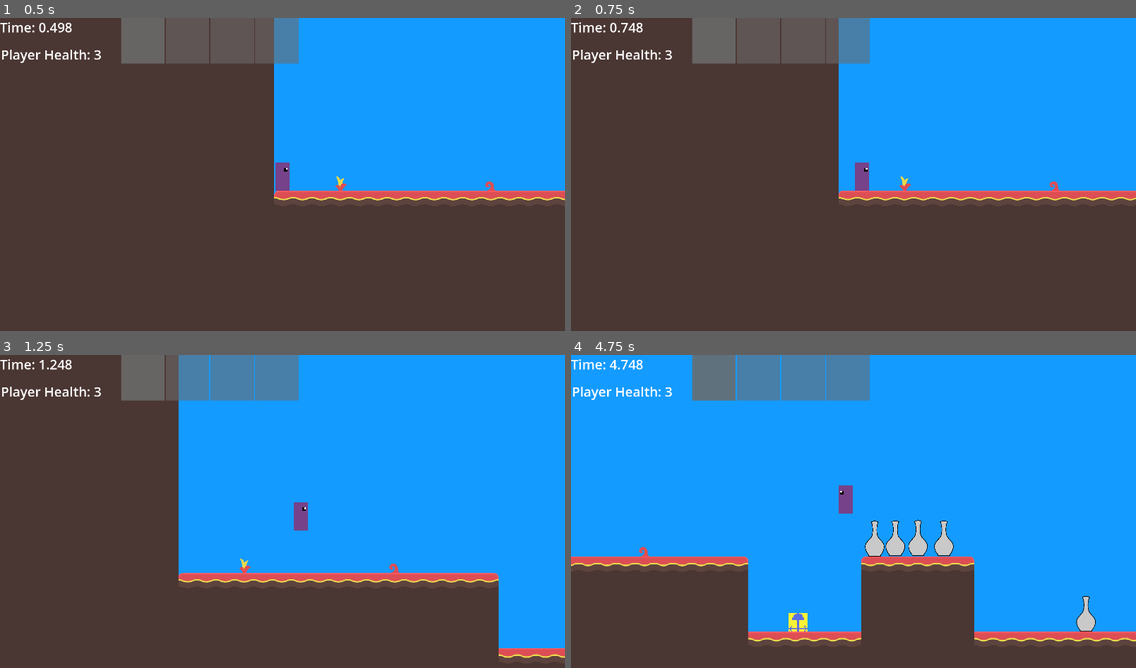
Above: before the commit, frames 1-4 (two rows, left to right).
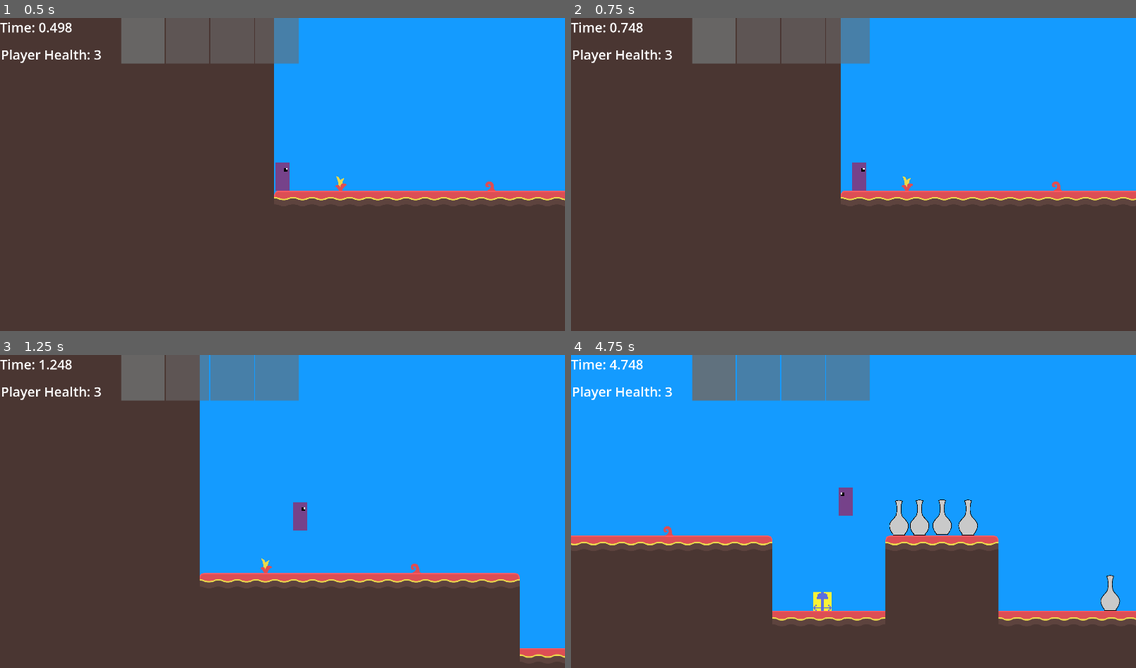
Above: after the commit, the same moments.

Repository: AidanCooper2003/AshenSkies
Game: Godot game, scene res://scenes/levels/playtest_level.tscn
The game is run twice, just before and just after one commit, with the same random seed, the same clock (stepped at 60 frames per second) and the same inputs.
Inputs (mouse positions are in pixels of both pictures, inside the frame that each line leads up to):
- Up to frame 1 (0.5 s): no input
- Up to frame 2 (0.75 s): move the mouse to (977, 161) at 0.52 s; press the mouse at (977, 161) at 0.53 s; hold D (Move Right) from 0.53 s (still down)
- Up to frame 3 (1.25 s): keep holding D (Move Right); tap Space (Jump) at 0.77 s
- Up to frame 4 (4.75 s): move the mouse to (740, 530) at 1.27 s; release the mouse at (740, 530) at 1.28 s; click (740, 530) at 1.35 s; tap Space (Jump) at 1.52, 3.02, 3.77, 4.52 s; move the mouse to (910, 442) at 2.02 s; release D (Move Right) at 2.03 s; hold A (Move Left) 2.03-2.78 s; hold Right mouse button (Secondary Fire) 2.03-2.78 s; click (910, 442) at 2.3 s; move the mouse to (825, 577) at 2.77 s; hold D (Move Right) 2.78-4.28 s; tap Mouse wheel down (SwapWeaponDown) at 2.85 s; click (825, 577) at 3.05 s; move the mouse to (1023, 561) at 3.52 s; press the mouse at (1023, 561) at 3.53 s; tap Mouse wheel up (SwapWeaponUp) at 3.6 s; move the mouse to (684, 464) at 4.27 s; release the mouse at (684, 464) at 4.28 s; hold A (Move Left) from 4.28 s (still down); tap E (Tertiary Fire) at 4.35 s; click (684, 464) at 4.55 s

Frame 1 is identical in both runs. In frame 2, 0.6% of the frame differs, in the area x 47-100%, y 0-59%; in frame 3, 4.3%; in frame 4, 14%, in the area x 0-100%, y 41-92%.

Commit message:
Started work on caffeination station weapon

Diff:
--- a/csv/recipes.csv
+++ b/csv/recipes.csv
@@ -1,4 +1,5 @@
 Item-name,Item-tags,Item-quality,Is-offensive
 spikeball_launcher,Gun,2,TRUE
 test_gun,Gun,2,TRUE
-health_potion,Test,2,FALSE
+health_potion,None,2,FALSE
+caffeination_station,Test,2,TRUE
--- /dev/null
+++ b/scenes/objects/weapons/caffeination_station.tscn
@@ -0,0 +1,24 @@
+[gd_scene load_steps=5 format=3 uid="uid://7i616x2hng5o"]
+
+[ext_resource type="Script" path="res://scripts/entities/weapons/caffeination_station.gd" id="1_y7uvs"]
+[ext_resource type="Script" path="res://scripts/entities/weapon_components/projectile_shooter.gd" id="2_o3kdy"]
+[ext_resource type="PackedScene" uid="uid://cxgy32f0tctp1" path="res://scenes/objects/projectiles/test_gun_bullet.tscn" id="3_xja5r"]
+[ext_resource type="Texture2D" uid="uid://cn01dopbkljvp" path="res://sprites/weapon_icons/coffee-pot.png" id="4_vs7t4"]
+
+[node name="Node2D" type="Node2D"]
+script = ExtResource("1_y7uvs")
+max_durability = 10
+_fire_delay = 1.0
+weapon_name = "Caffeination Station"
+
+[node name="ProjectileShooter" type="Node2D" parent="."]
+script = ExtResource("2_o3kdy")
+_bullet = ExtResource("3_xja5r")
+_bullet_velocity = 2000.0
+
+[node name="FireDelayTimer" type="Timer" parent="."]
+one_shot = true
+
+[node name="Sprite2D" type="Sprite2D" parent="."]
+scale = Vector2(0.133, 0.133)
+texture = ExtResource("4_vs7t4")
--- a/scenes/objects/weapons/health_potion.tscn
+++ b/scenes/objects/weapons/health_potion.tscn
@@ -17,5 +17,3 @@
 
 [node name="FireDelayTimer" type="Timer" parent="."]
 one_shot = true
-
-[connection signal="timeout" from="FireDelayTimer" to="." method="_on_fire_delay_timer_timeout"]
--- a/scenes/objects/weapons/spikeball_launcher.tscn
+++ b/scenes/objects/weapons/spikeball_launcher.tscn
@@ -24,5 +24,3 @@
 
 [node name="FireDelayTimer" type="Timer" parent="."]
 one_shot = true
-
-[connection signal="timeout" from="FireDelayTimer" to="." method="_on_fire_delay_timer_timeout"]
--- a/scenes/objects/weapons/test_gun.tscn
+++ b/scenes/objects/weapons/test_gun.tscn
@@ -17,12 +17,10 @@
 _bullet = ExtResource("3_ehfst")
 _bullet_velocity = 2000.0
 
+[node name="FireDelayTimer" type="Timer" parent="."]
+one_shot = true
+
 [node name="Sprite2D" type="Sprite2D" parent="."]
 position = Vector2(26, 18)
 scale = Vector2(4, 4)
 texture = ExtResource("3_dgwie")
-
-[node name="FireDelayTimer" type="Timer" parent="."]
-one_shot = true
-
-[connection signal="timeout" from="FireDelayTimer" to="." method="_on_fire_delay_timer_timeout"]
--- /dev/null
+++ b/scripts/entities/weapons/caffeination_station.gd
@@ -0,0 +1,17 @@
+class_name CaffeinationStation
+
+extends Weapon
+
+@onready var _projectile_shooter := $ProjectileShooter
+
+func fire_primary(weapon_angle):
+	if _can_fire:
+		condition_added.emit("caffeinated", 3)
+		print("caffeinated!")
+		_projectile_shooter.fire_bullet(weapon_angle)
+		durability -= 1;
+		_can_fire = false
+		_fire_delay_timer.start()
+	if durability <= 0:
+		weapon_broke.emit()
+	return true
--- a/scripts/entities/weapons/weapon.gd
+++ b/scripts/entities/weapons/weapon.gd
@@ -6,6 +6,7 @@
 
 signal self_damage_triggered(damage: int)
 signal health_change_triggered(health: int)
+signal condition_added(condition: String, time: float)
 
 @export var max_durability: int
 @export var _fire_delay: float
@@ -19,6 +20,7 @@
 @onready var durability := max_durability
 
 func _ready() -> void:
+	_fire_delay_timer.connect("timeout", _on_fire_delay_timer_timeout)
 	_fire_delay_timer.wait_time = _fire_delay
 	_fire_delay_timer.start()
 	disable()
--- a/scripts/entity-components/condition_handlergd.gd
+++ b/scripts/entity-components/condition_handlergd.gd
@@ -19,12 +19,6 @@
 			conditions[condition]["time"] -= delta
 			if conditions[condition]["time"] <= 0:
 				conditions.erase(condition)
-	print(conditions)
-
-func _ready() -> void:
-	await owner.owner.ready
-	add_condition("caffeinated", 1)
-	print(conditions)
 
 
 func add_condition(condition_name: String, time: float) -> void:
--- a/scripts/entity-components/health_component.gd
+++ b/scripts/entity-components/health_component.gd
@@ -10,6 +10,7 @@
 var _current_health : int
 var _condition_handler: ConditionHandler
 var _time_since_tick_damage: float
+var _accumulated_simple_tick_damage: float
 
 func _ready() -> void:
 	_current_health = _max_health
@@ -19,15 +20,13 @@
 
 
 func _physics_process(delta):
-	if (
-			_condition_handler != null
-			and _condition_handler.get_modification("damage_over_time") > 0
-		):
-		_time_since_tick_damage += delta
-		if _time_since_tick_damage > 0.1 && not _simple_health:
-			take_damage(_condition_handler.get_modification("damage_over_time"))
-		elif _simple_health:
-			pass
+	if _condition_handler == null:
+		return
+
+	if _simple_health:
+		_handle_simple_damage_over_time(delta)
+	else:
+		_handle_damage_over_time(delta)
 
 
 func take_damage(damage : int) -> void:
@@ -44,6 +43,7 @@
 	_current_health = clampi(_current_health + health, 0, _max_health)
 	health_changed.emit(_current_health, false)
 
+
 func die() -> void:
 	get_parent().queue_free()
 
@@ -54,3 +54,16 @@
 
 func _on_hitbox_component_damage_taken(damageAmount) -> void:
 	take_damage(damageAmount)
+
+func _handle_simple_damage_over_time(delta: float) -> void:
+	var damage_over_time = _condition_handler.get_modification("damage_over_time")
+	_accumulated_simple_tick_damage += delta * damage_over_time
+	if _accumulated_simple_tick_damage >= 100:
+		_accumulated_simple_tick_damage = 0
+		take_damage(1)
+
+func _handle_damage_over_time(delta: float) -> void:
+	var damage_over_time = _condition_handler.get_modification("damage_over_time")
+	_time_since_tick_damage += delta
+	if _time_since_tick_damage > 0.1:
+		take_damage(damage_over_time)
--- a/scripts/entity-components/walker_component.gd
+++ b/scripts/entity-components/walker_component.gd
@@ -28,9 +28,7 @@
 func _physics_process(delta) -> void:
 	var speed_modification := 1.0
 	if _condition_handler != null:
-		print(_condition_handler.get_modification("speed"))
 		speed_modification = 1 + _condition_handler.get_modification("speed")
-		print(speed_modification)
 	var current_decceleration_rate = _decceleration_coefficient
 	if not _character_body_2d.is_on_floor():
 		current_decceleration_rate *= _air_decceleration_coefficient
--- a/scripts/entity-components/weapon_inventory_manager.gd
+++ b/scripts/entity-components/weapon_inventory_manager.gd
@@ -26,6 +26,8 @@
 		if $"../HealthComponent":
 			weapon_instance.self_damage_triggered.connect($"../HealthComponent".take_damage)
 			weapon_instance.health_change_triggered.connect($"../HealthComponent".change_health)
+		if $"../ConditionHandler":
+			weapon_instance.condition_added.connect($"../ConditionHandler".add_condition)
 		_weapon_manager.add_weapon(weapon_instance)
 		if !has_weapons():
 			weapon_instance.enable()
Binary file added: sprites/weapon_icons/coffee-pot.png
Not shown, added: sprites/weapon_icons/coffee-pot.png.import
Not shown, removed: csv/.~lock.conditions.csv#
